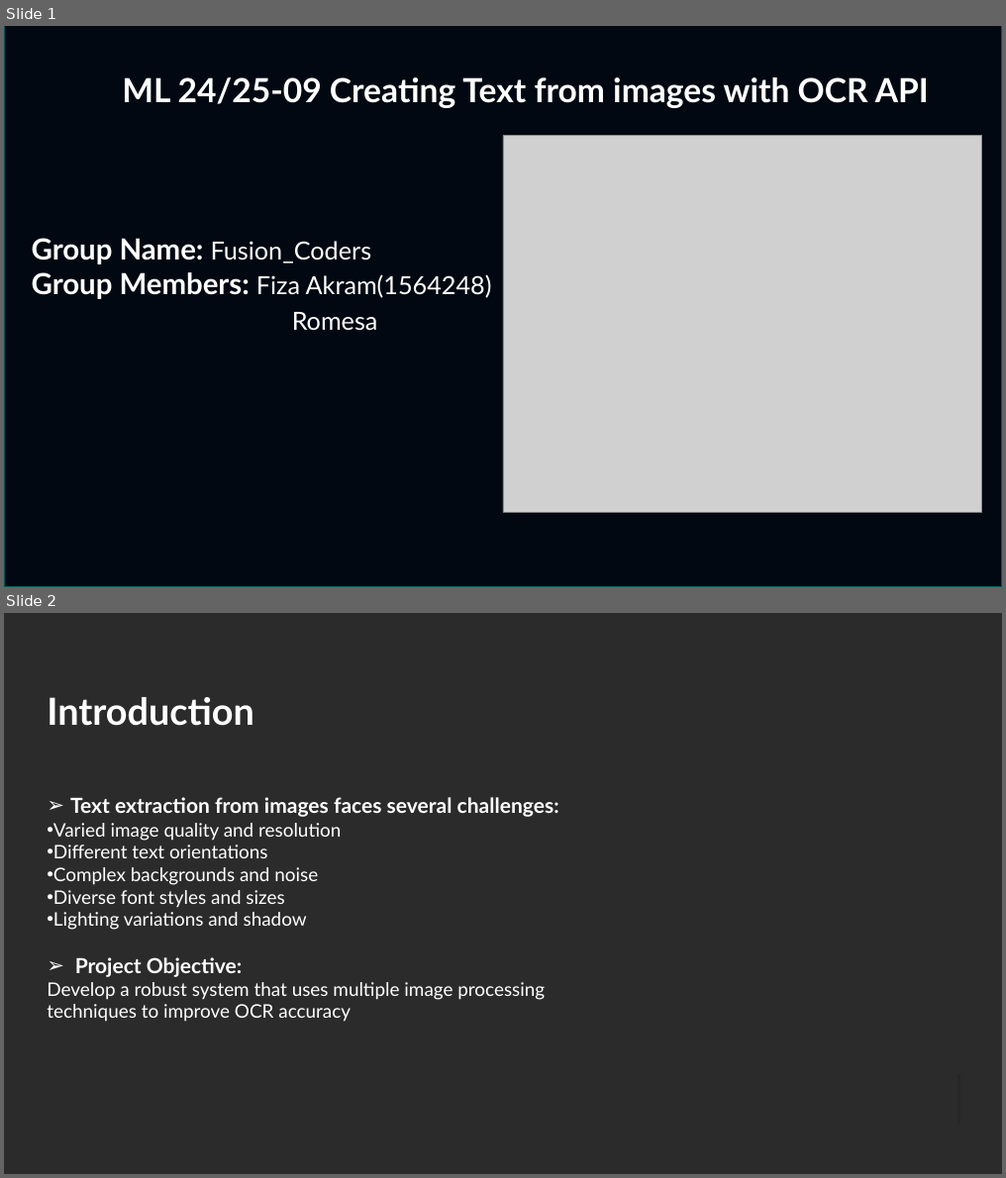
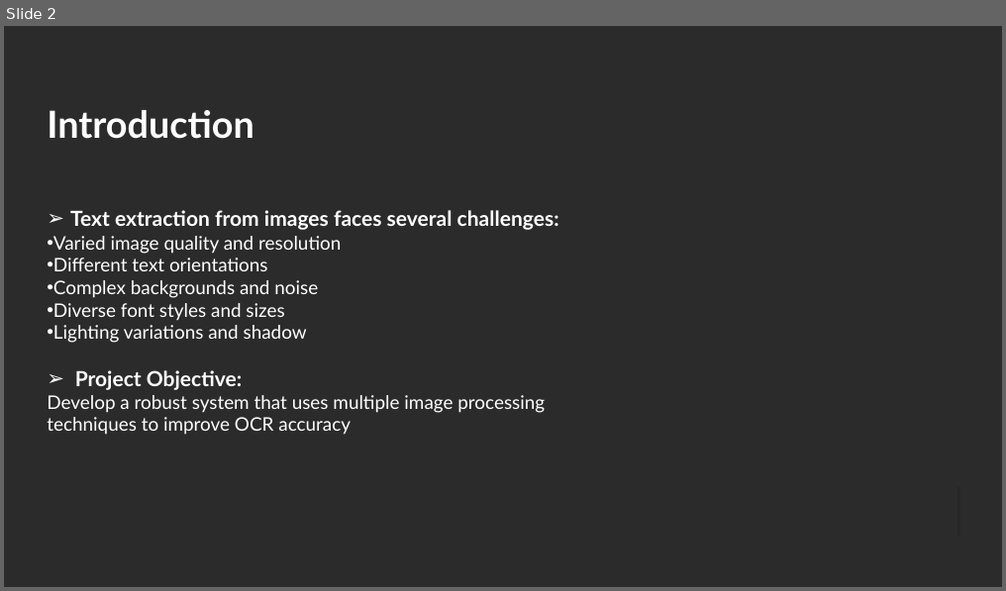
Before and after one commit to FizaAkra/neocortexapi-Fusion_Coders, a slide deck: source/MySEProject/Documentation/Fusion_CodersPPT.pptx. Shown one above the other, each under a label of ours: slides 1 and 2 before the commit, slide 2 after it. The pictures are 1006x1178 and 1006x591 pixels, drawn with LibreOffice and Linux fonts; fonts in the diff are those of the drawing; grey boxes stand for pictures; background and template pictures are left out; a plain dark background stands for a picture behind light text. Boxes give left, top, right and bottom in pixels: in the first picture for what was removed or moved away, otherwise in the second. Text is boxed around its words. In the diff, an @@ line names an element or a change of style, - is before the commit and + after.

```diff
--- a/source/MySEProject/Documentation/Fusion_CodersPPT.pptx
+++ b/source/MySEProject/Documentation/Fusion_CodersPPT.pptx
@@ slide 1 removed at (4,26,1002,587), background #FFFFFF @@
@@ rectangle removed at (4,26,1002,587) @@
@@ text removed at (122,77,929,108) @@
-ML 24/25-09 Creating Text from images with OCR API
@@ picture removed at (503,135,982,513) @@
@@ text removed at (32,238,492,331) @@
-Group Name: Fusion_Coders
-Group Members: Fiza Akram(1564248)
-Romesa
```
Also in this commit, not shown: 2 slides added.
